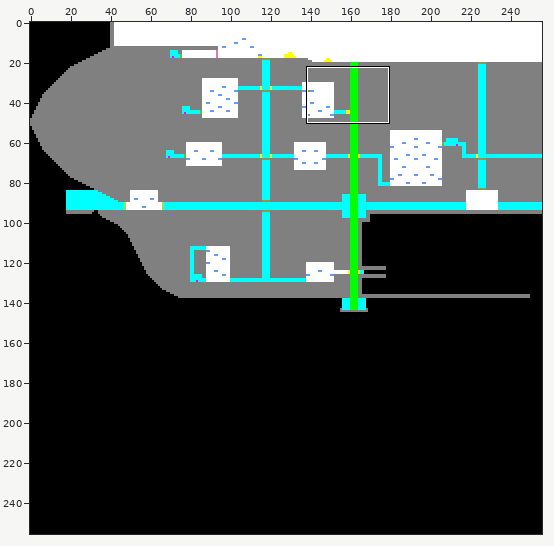
A pixel-art file gets an edit: x64/Debug/Assets/Maps/colorMaplevel2.aseprite. Above: a wide view before the commit, with the close-up outlined.
Close-up. Before the commit:
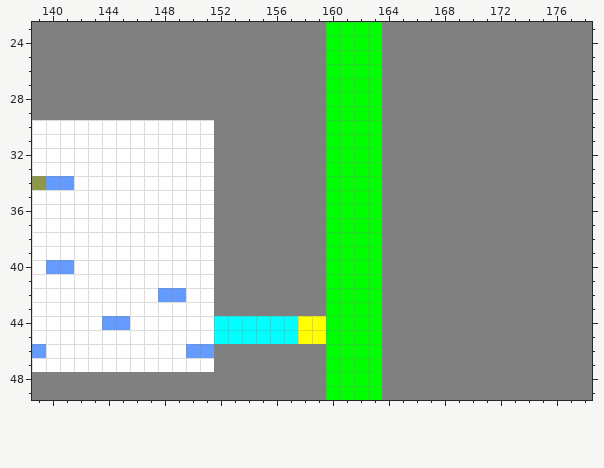
256x256 pixels, 1 frame. Shown: x 139..178, y 23..49. The commit also changed other parts of the picture, which this record leaves out.
The result:
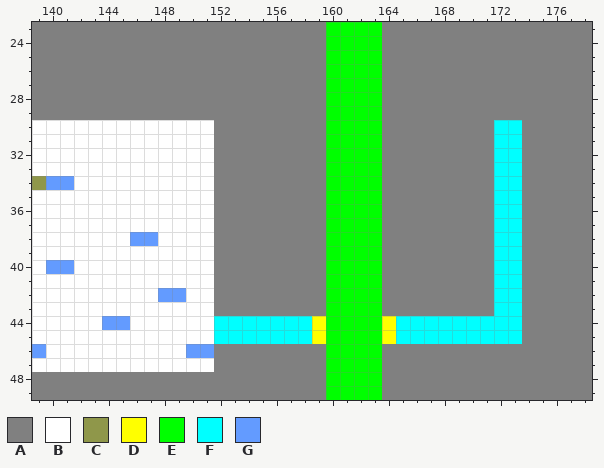
Palette (. is transparent): A #808080  B #ffffff  C #8f974a  D #ffff00  E #00ff00  F #00ffff  G #639bff
Diff:
{"where": "layer \"Layer 1\""}
{"y":30,"x":172,"old":"AA","new":"FF"}
{"y":31,"x":172,"old":"AA","new":"FF"}
{"y":32,"x":172,"old":"AA","new":"FF"}
{"y":33,"x":172,"old":"AA","new":"FF"}
{"y":34,"x":172,"old":"AA","new":"FF"}
{"y":35,"x":172,"old":"AA","new":"FF"}
{"y":36,"x":172,"old":"AA","new":"FF"}
{"y":37,"x":172,"old":"AA","new":"FF"}
{"y":38,"x":146,"old":"BB","new":"GG"}
{"y":38,"x":172,"old":"AA","new":"FF"}
{"y":39,"x":172,"old":"AA","new":"FF"}
{"y":40,"x":172,"old":"AA","new":"FF"}
{"y":41,"x":172,"old":"AA","new":"FF"}
{"y":42,"x":172,"old":"AA","new":"FF"}
{"y":43,"x":172,"old":"AA","new":"FF"}
{"y":44,"x":158,"old":"D","new":"F"}
{"y":44,"x":164,"old":"AAAAAAAAAA","new":"DFFFFFFFFF"}
{"y":45,"x":158,"old":"D","new":"F"}
{"y":45,"x":164,"old":"AAAAAAAAAA","new":"DFFFFFFFFF"}
{"label":"changed","picture_box":[382,120,522,344]}
{"label":"changed","picture_box":[130,232,158,246]}
{"label":"changed","picture_box":[298,316,312,344]}
